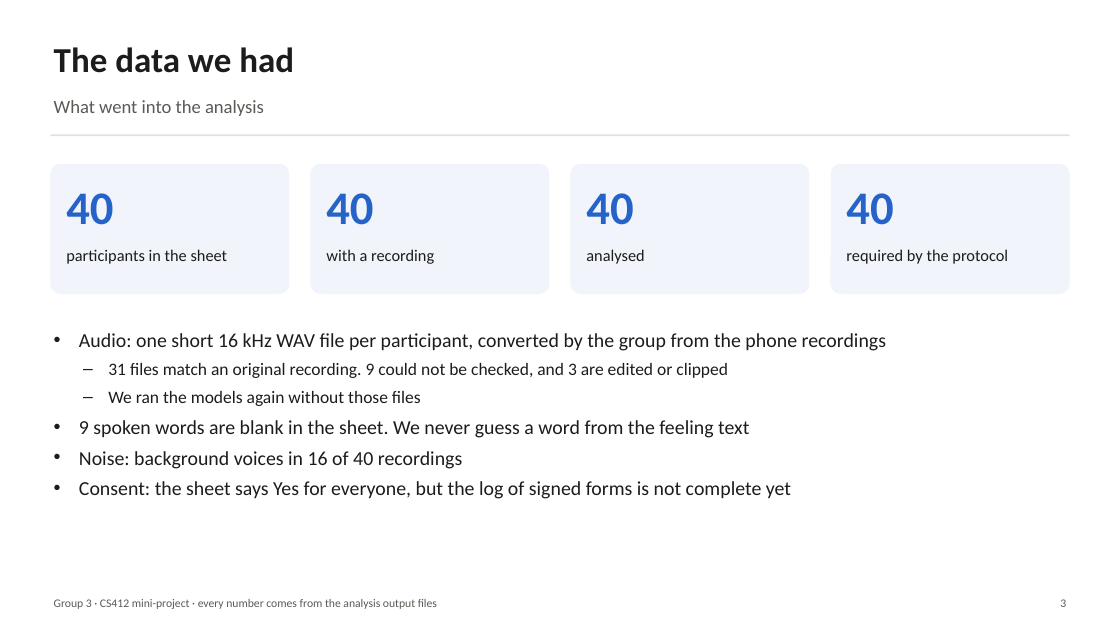
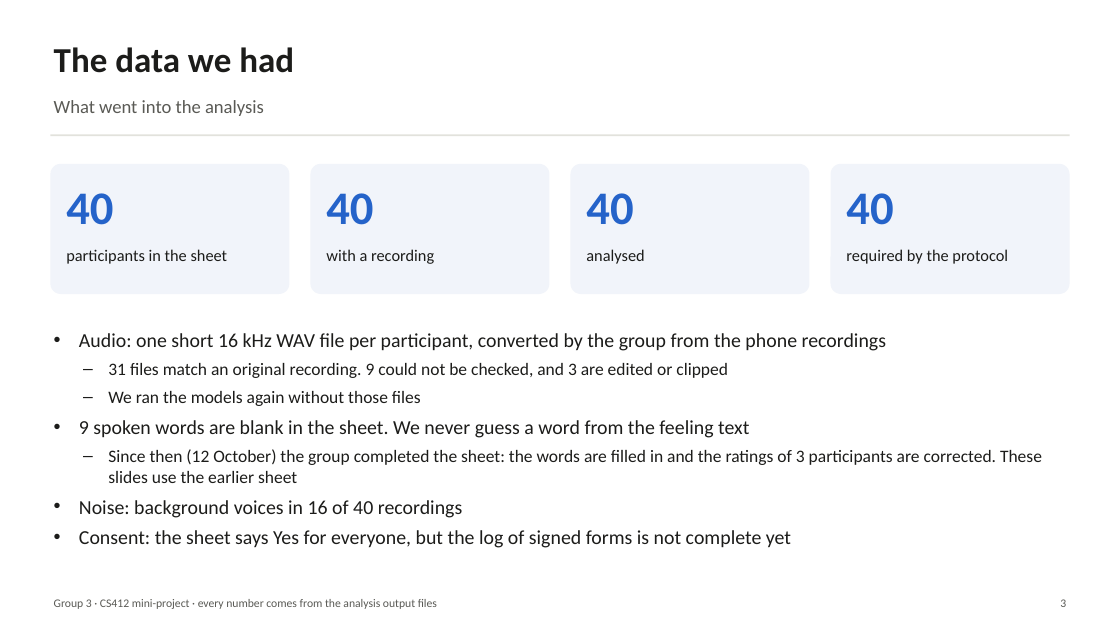
Before and after one commit to everyonehatesralph/AC_miniproject, a slide deck: slide 3 of reports/presentation/G3_results_presentation.pptx. Drawn at 1120x630 pixels with LibreOffice and Linux fonts; fonts in the diff are those of the drawing. Boxes give left, top, right and bottom in pixels: in the first picture for what was removed or moved away, otherwise in the second. Text is boxed around its words. In the diff, an @@ line names an element or a change of style, - is before the commit and + after.

```diff
--- a/reports/presentation/G3_results_presentation.pptx
+++ b/reports/presentation/G3_results_presentation.pptx
@@ text at bbox=[108, 449, 1042, 483]: paragraph added @@
+– Since then (12 October) the group completed the sheet: the words are filled in and the ratings of 3 participants are corrected. These slides use the earlier sheet
```
Also in this commit, not shown: 1 other slide changed, 20 other files.
